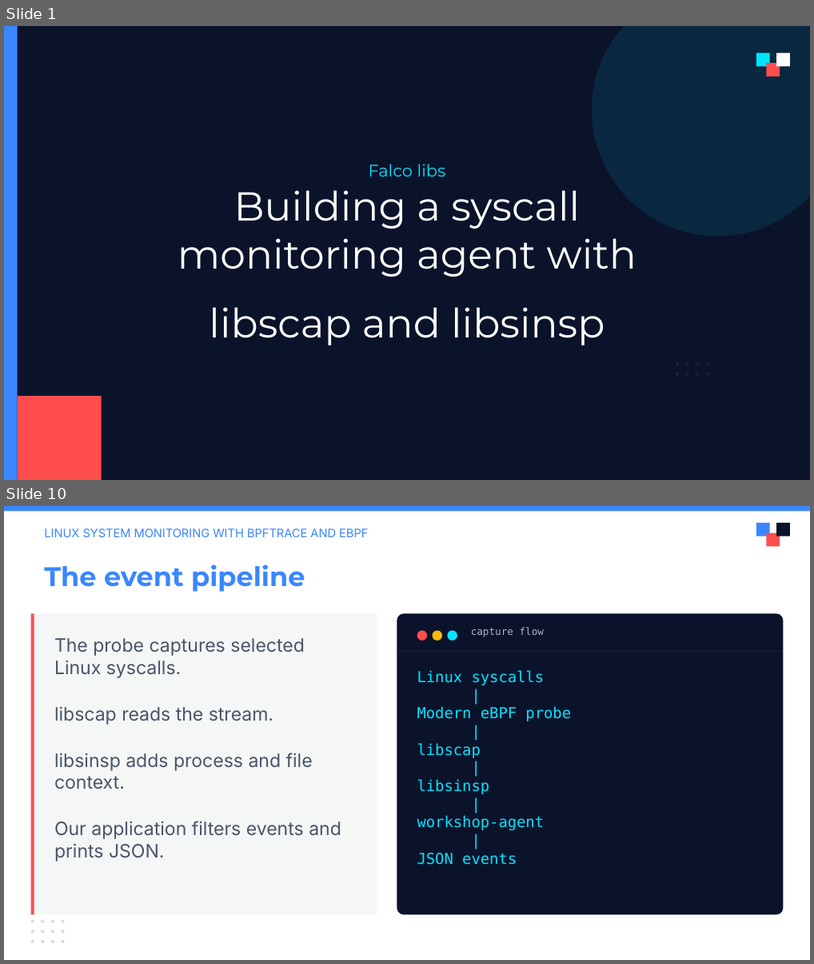
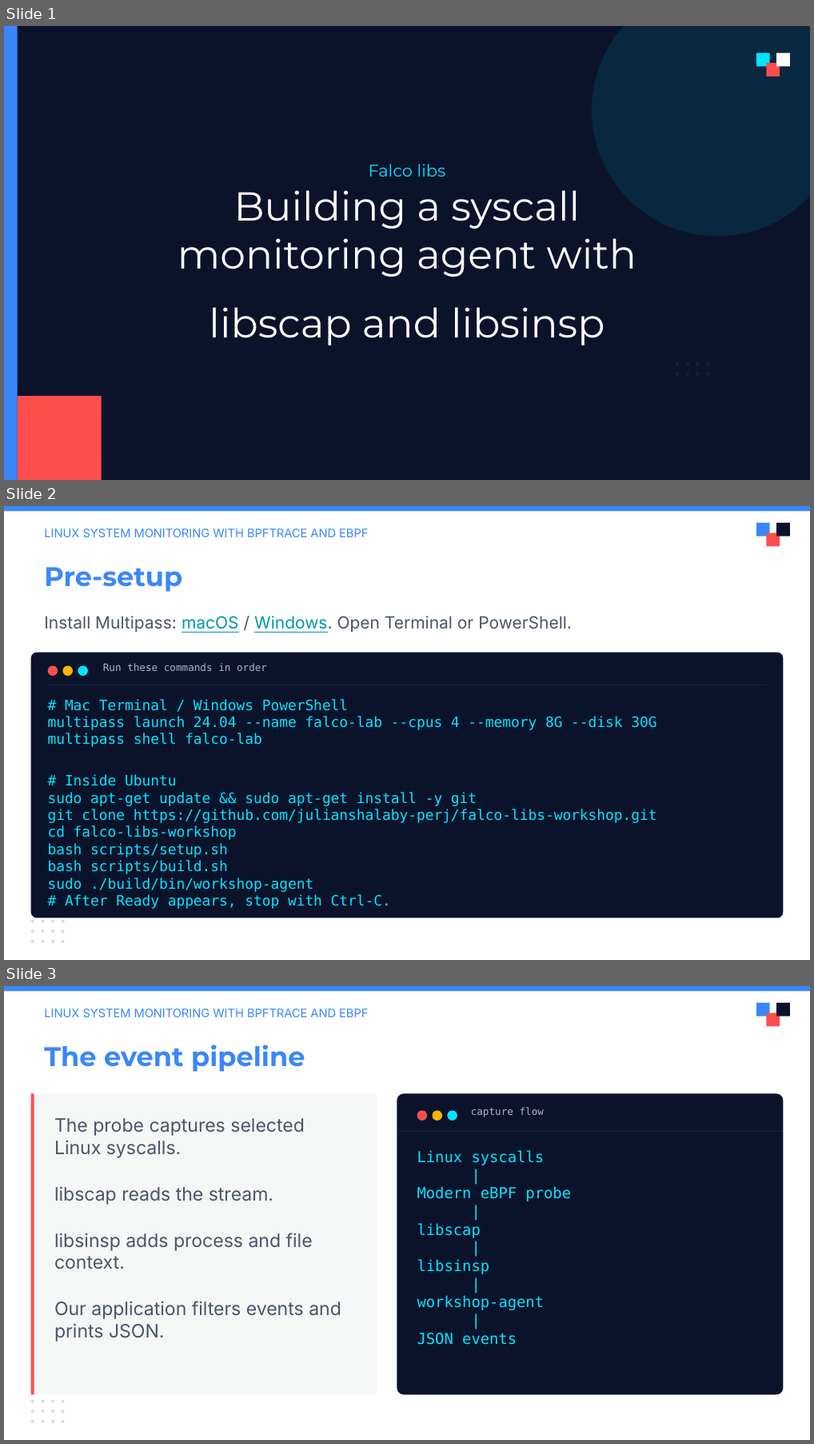
Before and after one commit to julianshalaby-perj/falco-libs-workshop, a slide deck: presentation/falco-libs-intro.pptx. Shown one above the other, each under a label of ours: slides 1 and 10 before the commit, slides 1, 2 and 3 after it; the slides between them are not shown. The pictures are 814x964 and 814x1444 pixels, drawn with LibreOffice and Linux fonts; fonts in the diff are those of the drawing; background and template pictures are left out. Boxes give left, top, right and bottom in pixels: in the first picture for what was removed or moved away, otherwise in the second. Text is boxed around its words. In the diff, an @@ line names an element or a change of style, - is before the commit and + after.

Commit message:
Condense pre-setup into one command slide

```diff
--- a/presentation/falco-libs-intro.pptx
+++ b/presentation/falco-libs-intro.pptx
@@ slide 2 added at (x1=4, y1=506, x2=810, y2=960), background #FFFFFF @@
@@ rectangle added at (x1=4, y1=506, x2=810, y2=511), fill #3A86FF @@
@@ text added at (x1=44, y1=528, x2=368, y2=537), 10.5 pt, text #3A86FF @@
+LINUX SYSTEM MONITORING WITH BPFTRACE AND EBPF
@@ rectangle added at (x1=756, y1=523, x2=770, y2=536), fill #3A86FF @@
@@ rectangle added at (x1=777, y1=523, x2=790, y2=536), fill #0B132B @@
@@ rectangle added at (x1=767, y1=532, x2=781, y2=546), fill #FF4D4D @@
@@ text added at (x1=44, y1=567, x2=182, y2=592), 24 pt, text #3A86FF, bold @@
+Pre-setup
@@ text added at (x1=44, y1=616, x2=572, y2=632), 15 pt, text #4A5568 @@
+Install Multipass: macOS / Windows. Open Terminal or PowerShell.
@@ rounded rectangle added at (x1=30, y1=652, x2=783, y2=917), fill #0B132B @@
@@ ellipse added at (x1=47, y1=666, x2=58, y2=676), fill #FF4D4D @@
@@ ellipse added at (x1=63, y1=666, x2=73, y2=676), fill #FFB703 @@
@@ ellipse added at (x1=78, y1=666, x2=88, y2=676), fill #00E5FF @@
@@ text added at (x1=103, y1=663, x2=267, y2=671), 9 pt, text #AAB6C8 @@
+Run these commands in order
@@ rectangle added at (x1=47, y1=684, x2=767, y2=685), fill #4A5568 at 30% opacity @@
@@ text added at (x1=48, y1=699, x2=658, y2=908), 12.8 pt, text #00E5FF @@
+# Mac Terminal / Windows PowerShell
+multipass launch 24.04 --name falco-lab --cpus 4 --memory 8G --disk 30G
+multipass shell falco-lab
+# Inside Ubuntu
+sudo apt-get update && sudo apt-get install -y git
+git clone https://github.com/julianshalaby-perj/falco-libs-workshop.git
+cd falco-libs-workshop
+bash scripts/setup.sh
+bash scripts/build.sh
+sudo ./build/bin/workshop-agent
+# After Ready appears, stop with Ctrl-C.
@@ ellipse added at (x1=30, y1=919, x2=34, y2=922), fill #4A5568 at 20% opacity @@
@@ ellipse added at (x1=30, y1=929, x2=34, y2=932), fill #4A5568 at 20% opacity @@
@@ ellipse added at (x1=41, y1=919, x2=44, y2=922), fill #4A5568 at 20% opacity @@
@@ ellipse added at (x1=41, y1=929, x2=44, y2=932), fill #4A5568 at 20% opacity @@
@@ ellipse added at (x1=50, y1=919, x2=54, y2=922), fill #4A5568 at 20% opacity @@
@@ ellipse added at (x1=50, y1=929, x2=54, y2=932), fill #4A5568 at 20% opacity @@
@@ ellipse added at (x1=62, y1=919, x2=65, y2=922), fill #4A5568 at 20% opacity @@
@@ ellipse added at (x1=62, y1=929, x2=65, y2=932), fill #4A5568 at 20% opacity @@
@@ ellipse added at (x1=30, y1=940, x2=34, y2=943), fill #4A5568 at 20% opacity @@
@@ ellipse added at (x1=41, y1=940, x2=44, y2=943), fill #4A5568 at 20% opacity @@
@@ ellipse added at (x1=50, y1=940, x2=54, y2=943), fill #4A5568 at 20% opacity @@
@@ ellipse added at (x1=62, y1=940, x2=65, y2=943), fill #4A5568 at 20% opacity @@
@@ what was slide 10 is now slide 3 @@
```
Also in this commit, not shown: 1 slide changed, 8 slides removed.
